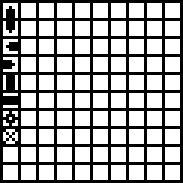
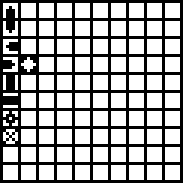
Layer changes from the first 183×183 image to the second:
painted on "Miss" over (21, 57, 36, 72)
